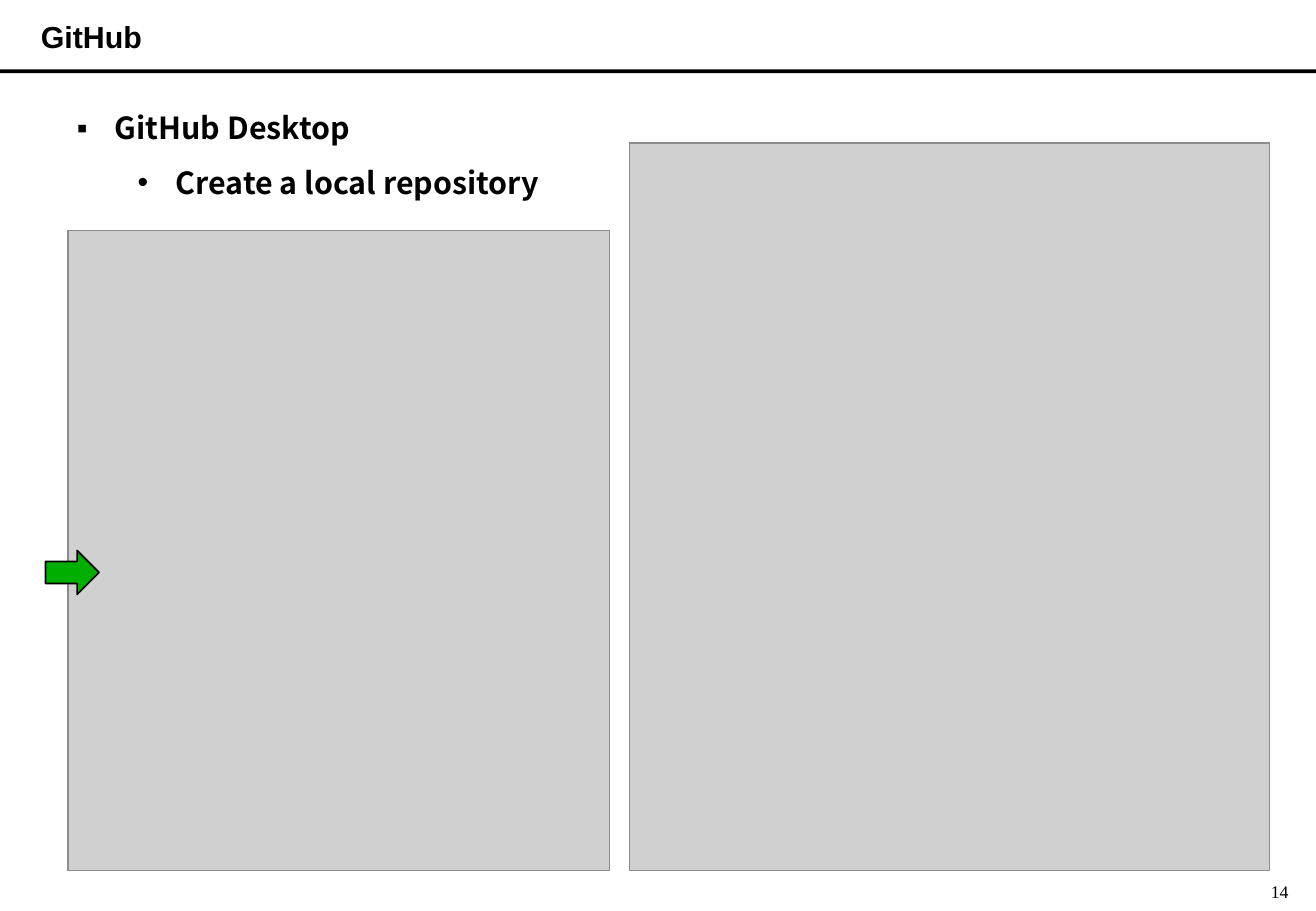
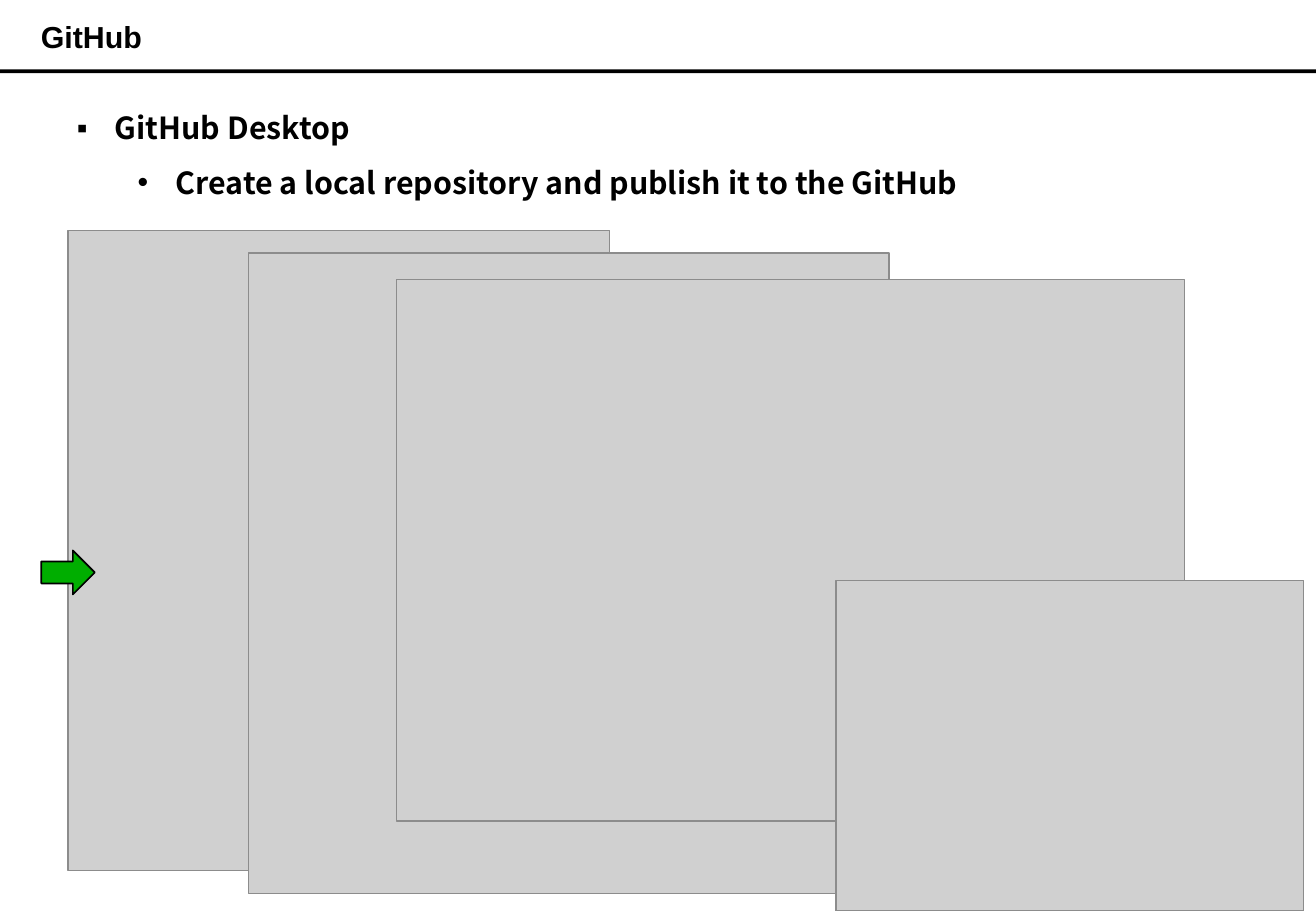
Before and after one commit to YoungJuRho/subject_SAD22, a slide deck: slide 13 of (02-2) GitHub.pptx (slide 14 before the commit). Drawn at 1316x911 pixels with LibreOffice and Linux fonts; fonts in the diff are those of the drawing; grey boxes stand for pictures. Boxes give left, top, right and bottom in pixels: in the first picture for what was removed or moved away, otherwise in the second. Text is boxed around its words. In the diff, an @@ line names an element or a change of style, - is before the commit and + after.

```diff
--- a/(02-2) GitHub.pptx
+++ b/(02-2) GitHub.pptx
@@ text at (176, 169, 958, 201): text changed @@
-  • Create a local repository
+  • Create a local repository and publish it to the GitHub
@@ picture: place and size @@
-picture at (629, 143, 1270, 871)
+picture at (249, 253, 889, 893)
@@ picture added at (396, 279, 1185, 821) @@
@@ right arrow: place and size @@
-right arrow at (46, 550, 100, 594)
+right arrow at (41, 550, 95, 594)
@@ picture added at (836, 581, 1304, 911) @@
@@ page number removed at (1271, 886, 1289, 898) @@
-14
```
Also in this commit, not shown: 4 other slides changed, 1 slide added, 14 slides removed.
